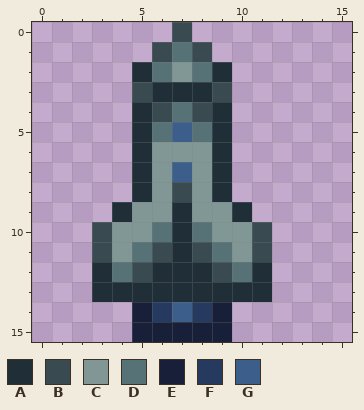
Edited in one commit: pixel-art sprite (Assets/Sprites/Rockets/rocket1.png). Above is the file before it was changed.
The file is 16x16 pixels.
Palette (. is transparent): A #202e37  B #394a50  C #819796  D #577277  E #172038  F #253a5e  G #3c5e8b
The result:
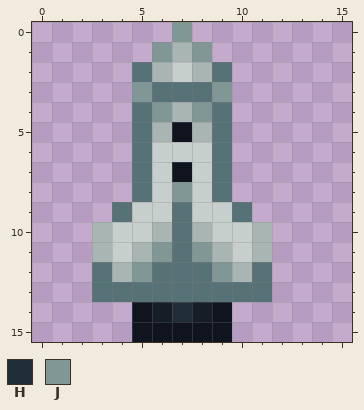
Colours new in this view: H #202e37  J #819796
Diff:
Colour A changes from #202e37 to #577277.
Colour C changes from #819796 to #c7cfcc.
Colour D changes from #577277 to #a8b5b2.
Colour E changes from #172038 to #10141f.
Colour F changes from #253a5e to #151d28.
The author changed colour B to colour D in rows 10 to 11 at x 3 and 11.
The author changed colour G to colour E in row 5 at x 7; in row 7 at x 7.
The author changed colour G to colour H in row 14 at x 7.
The author changed colour B to colour J in row 0 at x 7; in row 1 at x 6 and 8; in row 3 at x 5 and 9; in row 4 at x 6 and 8; in row 8 at x 7; in row 11 at x 6 and 8.
The author changed colour B to colour J in row 12 at x 5 and 9.
Where, in picture pixels (left, top, right, bottom), the same in both pictures:
changed: (92, 22, 272, 342)
